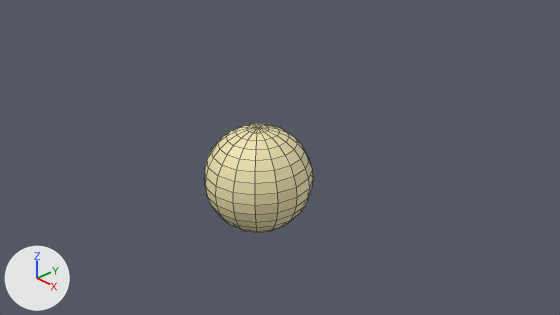
Renders of the Blender file Deployment/Sphere/sphere.blend from each side of a commit.
Rendered twice from the file's camera 'Camera'. Arrows for +X, +Y and +Z are at lower left; the lights stay in place. Mesh edges are drawn as thin lines.

The older version as bpy lines, for what is in view:
```python
me_sphere_002 = bpy.data.meshes.new('Sphere.002')
me_sphere_002.from_pydata(...)  # a UV sphere (16 segments, 16 rings, poles along z) spanning x -1.0..1.0, y -1.0..1.0, z -1.0..1.0
me_sphere_002.materials.append(mat_spheretex_png)  # picture img_spheretex_png
ob_sphere = bpy.data.objects.new('Sphere', me_sphere_002)
ob_sphere.location = (0.0, 0.0, 0.0)
```
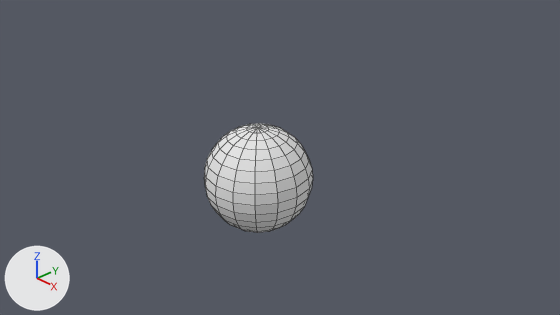
Pixel boxes (x1, y1, x2, y2) of what changed, in the pictures (560 x 315 px):
'Sphere', recoloured (beige to grey)
    both: (204, 123, 313, 233)

What the commit changed:
Material 'Material.001' (mat_material_001) is new.
Its base color is (0.8, 0.8, 0.8) (white #e7e7e7).
me_sphere_002 has 242 vertices, 256 faces and spans x -1.0..1.0, y -1.0..1.0, z -1.0..1.0.
me_sphere_002 no longer uses material mat_spheretex_png (picture img_spheretex_png).
me_sphere_002 now uses material mat_material_001 (white #e7e7e7).
